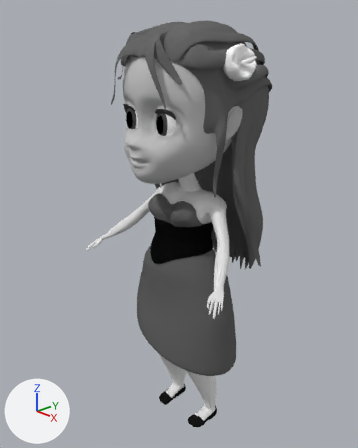
One commit to the Blender file FemaleChibi.blend: the scene before it, then after it.
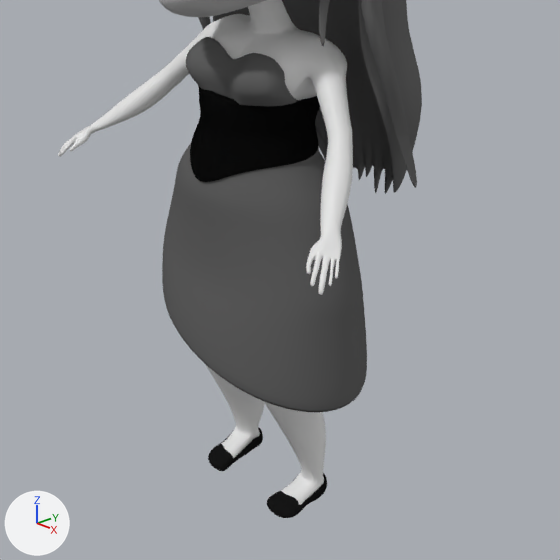
Old and new are each drawn whole from a camera (50 mm lens) standing at (1.434, -1.385, 1.688) and looking at (-0.072, 0.003, 0.938) and again close up on the part from 16% to 92% of the width and 39% to 100% of the height. The lights are fixed; the arrows at lower left show +X, +Y and +Z.

The first close-up shows 'Body', 'Dress', 'Hair', 'Head', 'Shoe'.
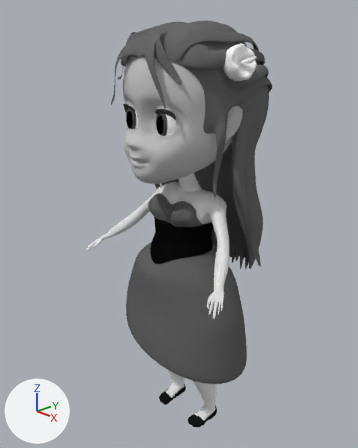
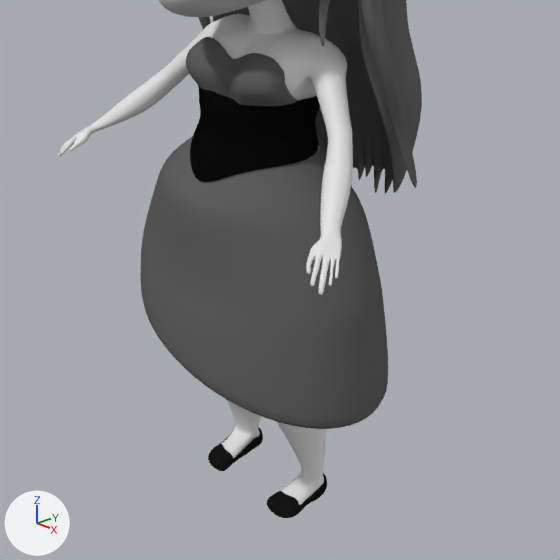
Where the change shows, as pixel boxes [x1, y1, x2, y2] in the close-ups (560 x 560 px; the box of a moved part takes in the faces that stretch with it):
'Dress', reshaped (21% wider)
    before: [162, 37, 367, 412]
    after: [140, 37, 388, 429]
part 1 of me_cylinder_001, moved or reshaped
    before: [162, 143, 367, 412]
    after: [140, 136, 388, 429]

The change, as a diff of the scene's bpy script:
```diff
--- a/FemaleChibi.blend.py
+++ b/FemaleChibi.blend.py
@@ me_cylinder_001 @@
 # used by ob_dress; location = (0.0, -0.035, 0.914); scale = (0.32, 0.32, 0.32)
-me_cylinder_001.from_pydata(...)  # 508 vertices, 525 faces; spans x -0.84..0.89, y -0.62..0.63, z -1.74..0.58
+me_cylinder_001.from_pydata(...)  # 508 vertices, 525 faces; spans x -1.01..1.08, y -0.76..0.73, z -1.74..0.58
+# me_cylinder_001 part 1: 96 of 508 vertices moved; they spanned x -0.84..0.89, y -0.62..0.63, z -1.74..-0.34 and now span x -1.01..1.08, y -0.76..0.73, z -1.74..-0.34; mean shift (0.0, -0.02, 0.0); largest move (0.89, 0.0, -1.74) -> (1.08, -0.02, -1.74)
 me_cylinder_001.materials.append(mat_dress)
```
